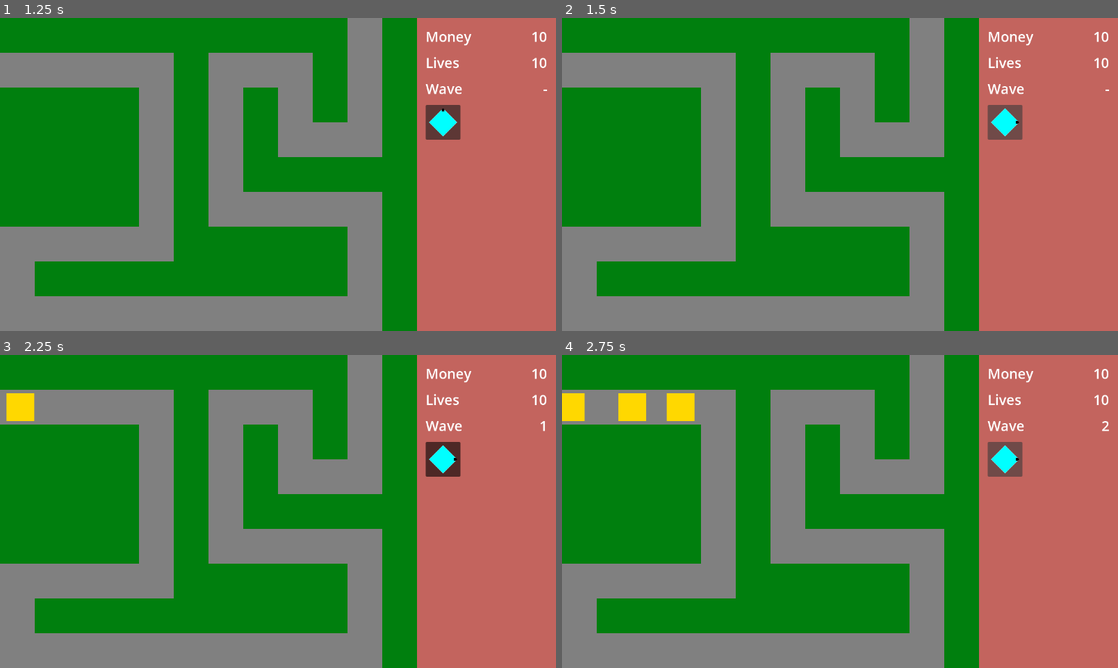
Above: before the commit, frames 1-4 (two rows, left to right).
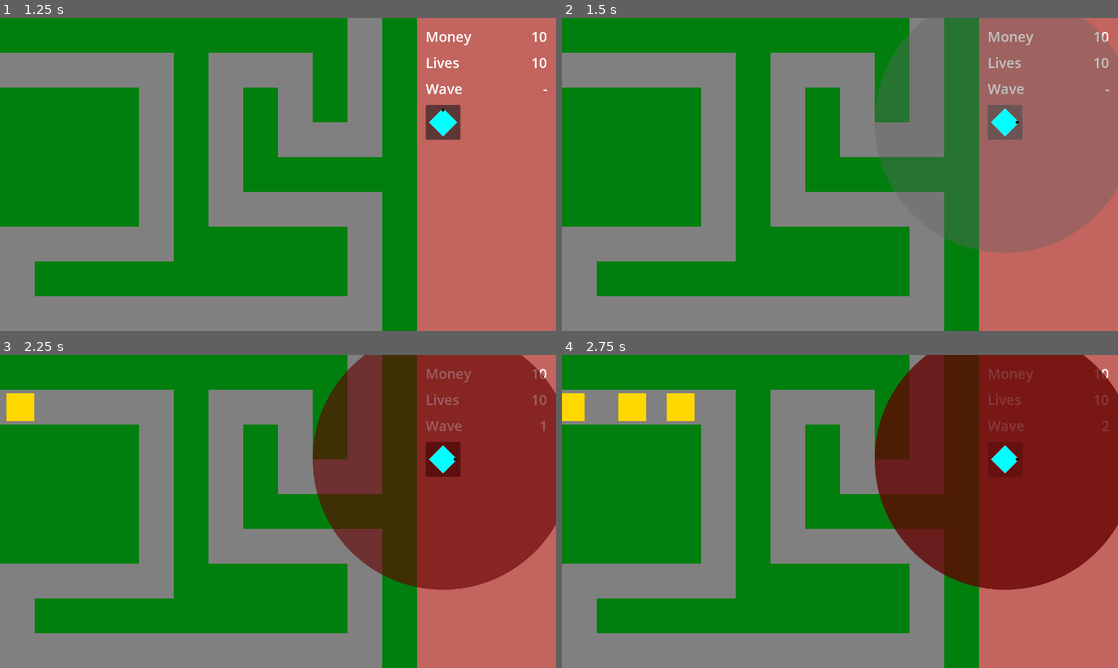
Above: after the commit, the same moments.

Repository: phrasmotica/godot-tower-defence
Game: Godot game, scene res://scenes/game.tscn
Same seed, same stepped clock (60 frames per second), same inputs: the game is played once before the commit and once after it.
Inputs (mouse positions are in pixels of both pictures, inside the frame that each line leads up to):
- Up to frame 1 (1.25 s): click "Start" at 0.5 s
- Up to frame 2 (1.5 s): click (1006, 121) at 1.25 s
- Up to frame 3 (2.25 s): tap Enter (ui_accept) at 2 s; hold Shift (fast_forward) from 2.03 s (still down); tap 1 (tower_1) at 2.1 s; click (444, 458) at 2.17 s
- Up to frame 4 (2.75 s): keep holding Shift (fast_forward); tap Enter (ui_accept) at 2.27 s

Frame 1 is identical in both runs. In frame 2, 23% of the frame differs, in the area x 56-100%, y 0-75%; in frame 3, 28%; in frame 4, 28%, in the area x 56-100%, y 0-76%.

Commit message:
Set placing tower as child of game UI node, to ensure it renders above it

Diff:
--- a/scenes/game.tscn
+++ b/scenes/game.tscn
@@ -227,6 +227,7 @@
 [connection signal="enemy_reached_end" from="Enemies/PathWaypoints" to="Managers/LivesManager" method="_on_path_waypoints_enemy_reached_end"]
 [connection signal="tower_deselected" from="Towers" to="GameUI" method="_on_towers_tower_deselected"]
 [connection signal="tower_placed" from="Towers" to="Managers/BankManager" method="_on_towers_tower_placed"]
+[connection signal="tower_placing" from="Towers" to="GameUI" method="_on_towers_tower_placing"]
 [connection signal="tower_selected" from="Towers" to="GameUI" method="_on_towers_tower_selected"]
 [connection signal="tower_sold" from="Towers" to="Managers/BankManager" method="_on_towers_tower_sold"]
 [connection signal="tower_upgrade_finish" from="Towers" to="GameUI" method="_on_towers_tower_upgrade_finish"]
--- a/scripts/game_ui.gd
+++ b/scripts/game_ui.gd
@@ -56,3 +56,6 @@
 
 func _on_towers_tower_upgrade_finish(tower:Tower, _next_level:TowerLevel):
 	upgrade_button.disabled = tower.get_upgrade() == null
+
+func _on_towers_tower_placing(tower: Tower):
+	add_child(tower)
--- a/scripts/tower.gd
+++ b/scripts/tower.gd
@@ -26,9 +26,12 @@
 	is_valid_location = true
 	deselect()
 
+	if is_placing():
+		range_node.show()
+
 func _process(delta):
 	if is_placing():
-		position = get_viewport().get_mouse_position()
+		global_position = get_viewport().get_mouse_position()
 
 	if is_firing():
 		scan(delta)
@@ -136,10 +139,11 @@
 	return next_level
 
 func _on_collision_area_mouse_entered():
-	range_node.show()
+	if not is_placing():
+		range_node.show()
 
 func _on_collision_area_mouse_exited():
-	if not is_selected:
+	if not is_placing() and not is_selected:
 		range_node.hide()
 
 func _on_collision_area_input_event(_viewport:Node, event:InputEvent, _shape_idx:int):
--- a/scripts/tower_manager.gd
+++ b/scripts/tower_manager.gd
@@ -5,6 +5,7 @@
 @onready var bank: BankManager = %BankManager
 @onready var path: Path = %PathWaypoints
 
+signal tower_placing(tower: Tower)
 signal tower_placed(tower: Tower)
 signal tower_upgrade_start(tower: Tower, next_level: TowerLevel)
 signal tower_upgrade_finish(tower: Tower, next_level: TowerLevel)
@@ -53,7 +54,8 @@
 	new_tower.on_selected.connect(_on_new_tower_selected)
 	new_tower.on_upgrade_finish.connect(_on_new_tower_on_upgrade_finish)
 
-	add_child(new_tower)
+	tower_placing.emit(new_tower)
+
 	return true
 
 func deselect():
